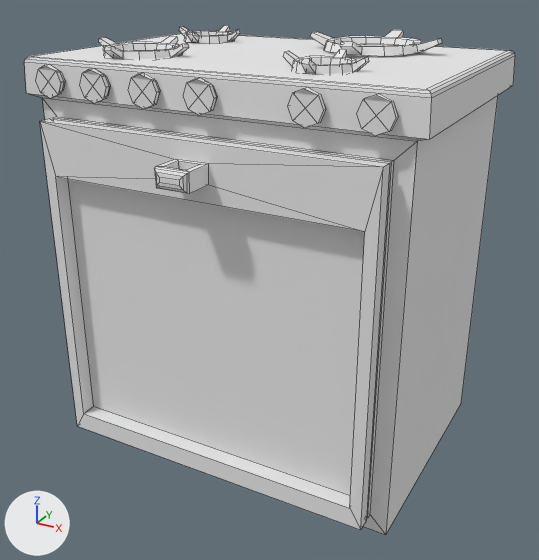
A saved change to the Blender file House builder/Assets/Models/Furniture/Oven.blend.
Both versions are drawn from a camera (50 mm lens) standing at (2.13, -3.96, 2.07) and looking at (0.06, -0.19, 0.19). Lighting does not change. The marker at lower left points along +X, +Y and +Z. Mesh edges are drawn as thin lines.
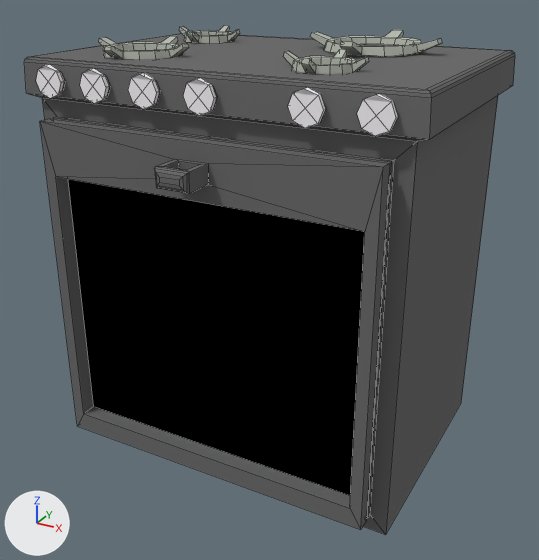
The change, as a list of edits to the scene's bpy script:
```text
Add img_oven_texture:
    img_oven_texture = load_image('Oven_Texture', '../Textures/Oven_Texture.png', 1024, 1024, 'sRGB')
Change mat_material:
    remove mat_material.base_color = (0.8, 0.8, 0.8)  # white #e7e7e7
    add mat_material.texture = img_oven_texture
Change me_cube:
    where me_cube.from_pydata(...)  # 606 vertices, 580 faces; spans x -1.06..1.06, y -1.44..1.06, z -1.0..1.29
    used by ob_cube; location = (0.0, 0.0, 0.191); scale = (1.12, 0.767, 1.12)
    me_cube part 1: texture (UV) coordinates of 580 of 580 faces, centred in x -1.06..1.06, y -1.44..1.06, z -1.0..1.28, changed; they spanned u 0.0..1.0, v 0.0..1.0 and now span u 0.04..0.96, v 0.07..0.9
```

What differs and where, as boxes (x1, y1, x2, y2) in the pictures (539 x 560 px):
'Cube', surface changed: (25, 25, 515, 534) in both
